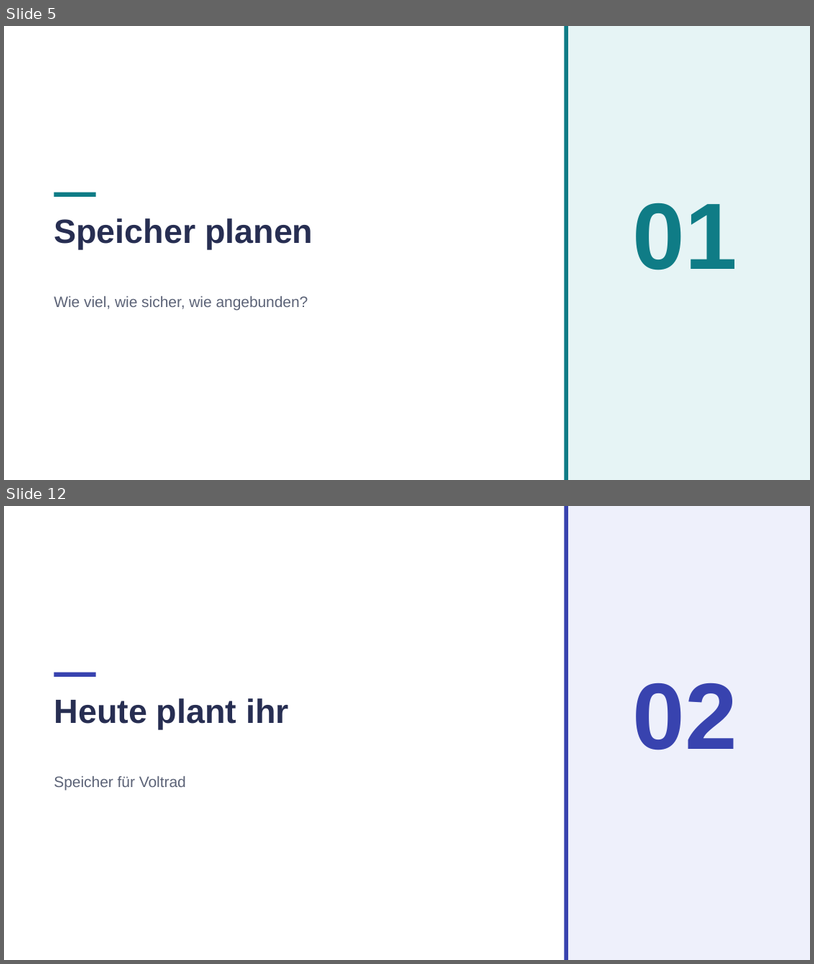
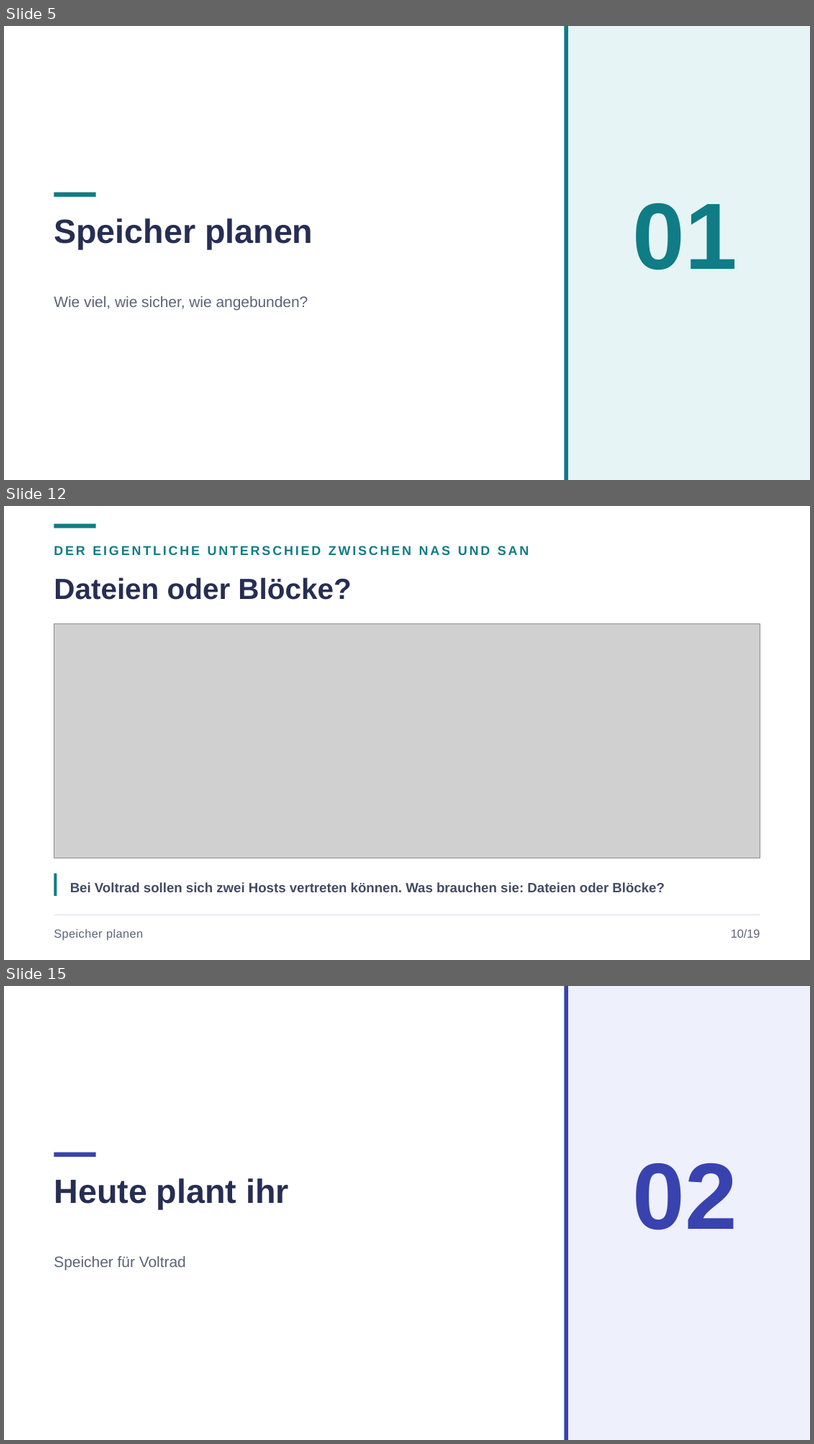
Before and after one commit to JacobMenge/kurs-unterlagen, a slide deck: folien/14-speicher.pptx. Shown one above the other, each under a label of ours: slides 5 and 12 before the commit, slides 5, 12 and 15 after it; the slides between them are not shown. The pictures are 814x964 and 814x1444 pixels, drawn with LibreOffice and Linux fonts; fonts in the diff are those of the drawing; grey boxes stand for pictures. Boxes give left, top, right and bottom in pixels: in the first picture for what was removed or moved away, otherwise in the second. Text is boxed around its words. In the diff, an @@ line names an element or a change of style, - is before the commit and + after.

```diff
--- a/folien/14-speicher.pptx
+++ b/folien/14-speicher.pptx
@@ slide 12 added at bbox=[4, 506, 810, 960], background #FFFFFF @@
@@ rectangle added at bbox=[54, 524, 96, 528], fill #0F7C86 @@
@@ text added at bbox=[54, 546, 529, 555], 11.5 pt, text #0F7C86, bold @@
+DER EIGENTLICHE UNTERSCHIED ZWISCHEN NAS UND SAN
@@ text added at bbox=[54, 577, 351, 600], 26 pt, text #272E52, bold @@
+Dateien oder Blöcke?
@@ picture added at bbox=[54, 624, 761, 857] @@
@@ rectangle added at bbox=[54, 873, 57, 896], fill #0F7C86 @@
@@ text added at bbox=[70, 882, 664, 892], 12 pt, text #434A63, bold @@
+Bei Voltrad sollen sich zwei Hosts vertreten können. Was brauchen sie: Dateien oder Blöcke?
@@ line added from (54, 915) to (761, 915), #DFE3F0 0.75 pt @@
@@ text added at bbox=[54, 929, 143, 940], 10.5 pt, text #5C6377 @@
+Speicher planen
@@ text added at bbox=[731, 929, 761, 937], 10.5 pt, text #5C6377 @@
+10/19
@@ what was slide 12 is now slide 15 @@
```
Also in this commit, not shown: 16 slides changed, 2 other slides added, 5 other files.
